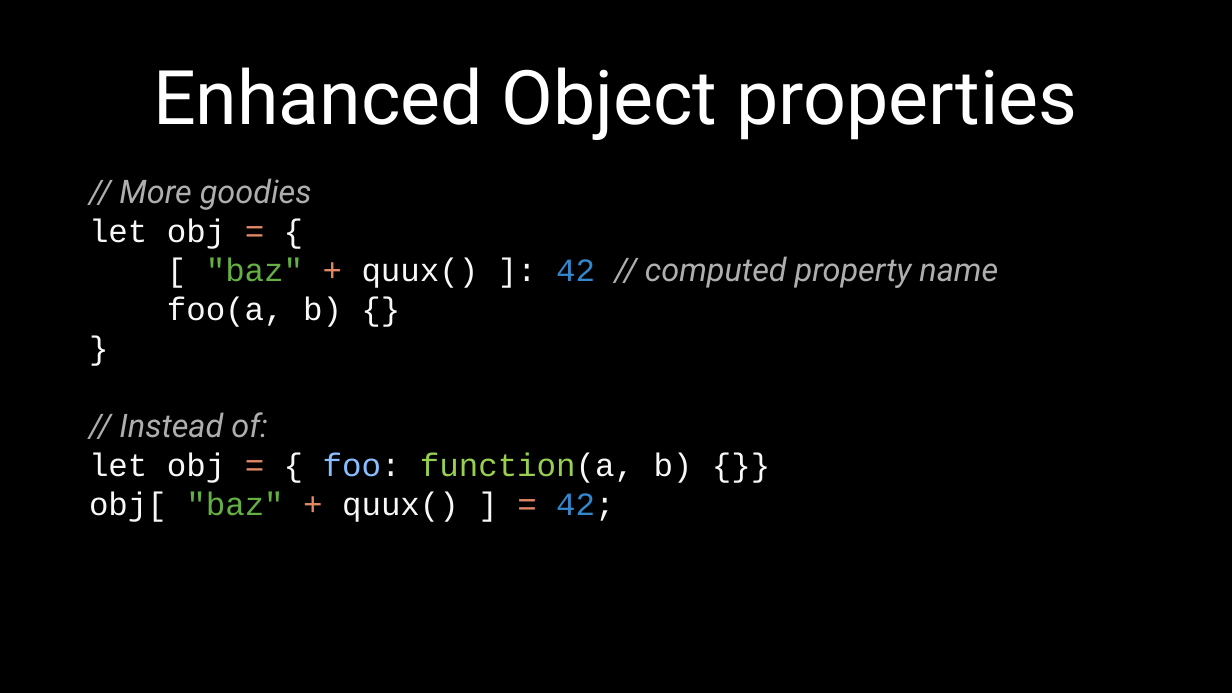
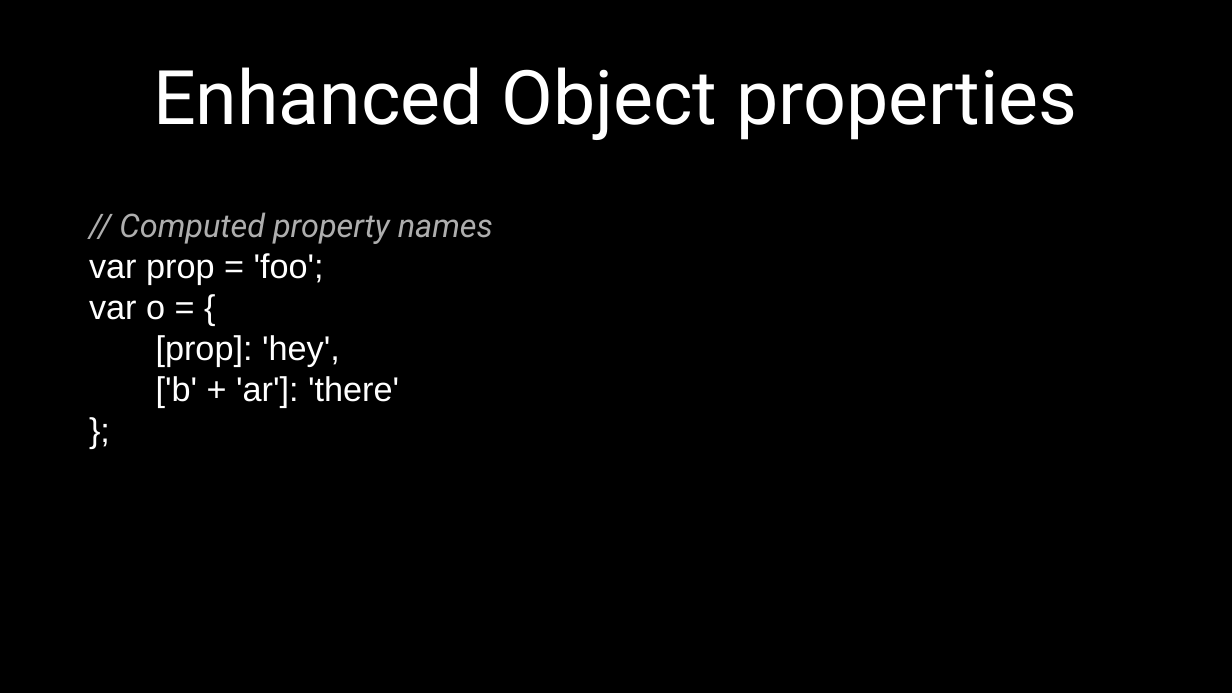
Before and after one commit to petereijgermans11/frontend-cursus, a slide deck: slide 21 of frontend-cursus/ 4 - ECMAScript 6 node-browser.pptx. Drawn at 1232x693 pixels with LibreOffice and Linux fonts; fonts in the diff are those of the drawing. Boxes give left, top, right and bottom in pixels: in the first picture for what was removed or moved away, otherwise in the second. Text is boxed around its words. In the diff, an @@ line names an element or a change of style, - is before the commit and + after.

```diff
--- a/frontend-cursus/ 4 - ECMAScript 6 node-browser.pptx
+++ b/frontend-cursus/ 4 - ECMAScript 6 node-browser.pptx
@@ text at (89, 212, 493, 407): text changed; size 19 to 20 pt; font Courier New to Arial; text colour #F8F8F8 to #FFFFFF @@
-// More goodies
-let obj = {
-[ "baz" + quux() ]: 42 // computed property name
-foo(a, b) {}
-}
-// Instead of:
-let obj = { foo: function(a, b) {}}
-obj[ "baz" + quux() ] = 42;
+// Computed property names
+var prop = 'foo';
+var o = {
+[prop]: 'hey',
+['b' + 'ar']: 'there'
+};
```
Also in this commit, not shown: 2 other slides changed, 1 other file.
